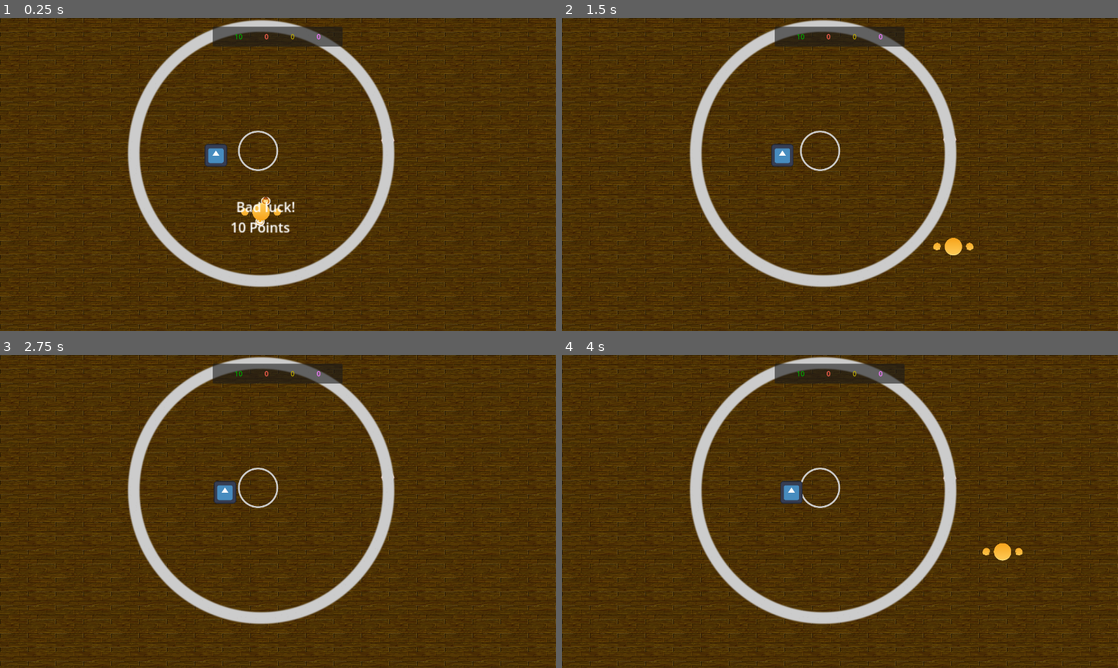
Above: before the commit, frames 1-4 (two rows, left to right).
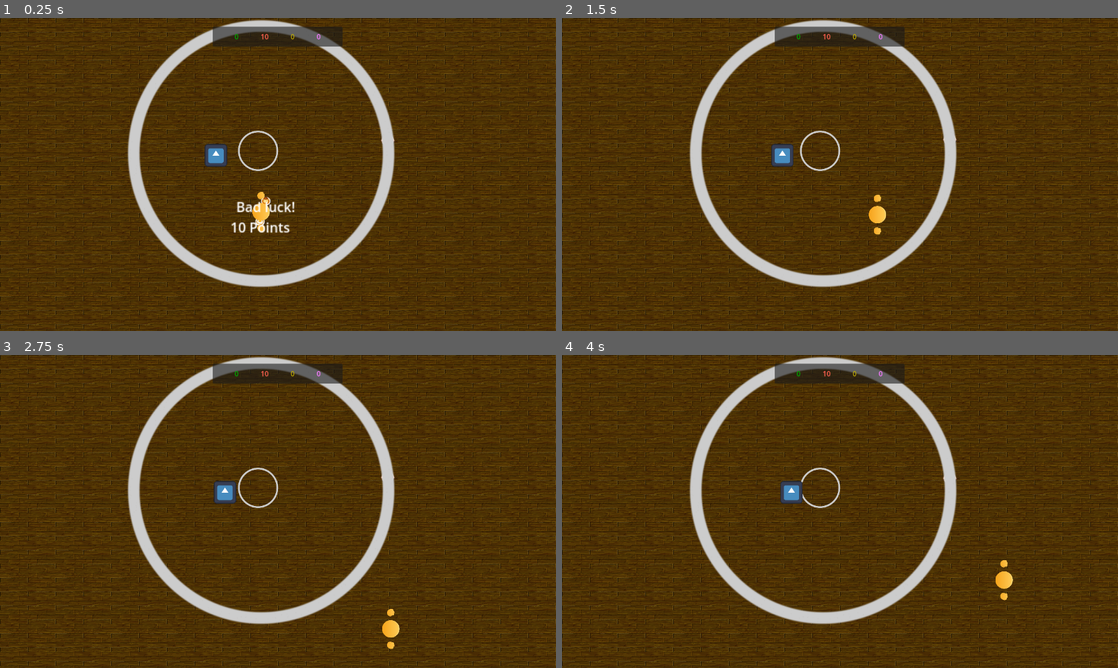
Above: after the commit, the same moments.

Repository: louiidev/ggj24_sumo
Game: Godot game, scene res://Scenes/main.tscn
The game is run twice, just before and just after one commit, with the same random seed, the same clock (stepped at 60 frames per second) and the same inputs. The engine's default icon, where the game draws it, is replaced by a stand-in: a white triangle on a blue panel in a dark square.
Inputs:
- Up to frame 1 (0.25 s): no input
- Up to frame 2 (1.5 s): hold D (right) 0.53-1.28 s; tap Down (look_down) at 0.6 s; tap Left (look_left) at 0.8, 1.35 s; hold S (down) from 1.28 s (still down)
- Up to frame 3 (2.75 s): tap Right (look_right) at 1.55, 2.1 s; release S (down) at 2.03 s; hold D (right) from 2.03 s (still down); tap Space (tackle) at 2.3 s
- Up to frame 4 (4 s): release D (right) at 2.78 s; hold W (up) 2.78-3.53 s; tap Space (tackle) at 2.85 s; tap Down (look_down) at 3.05, 3.6 s; hold A (left) from 3.53 s (still down); tap Left (look_left) at 3.8 s

The runs differ from the first frame. In frame 1, 0.2% of the frame differs, in the area x 42-51%, y 5-69%; in frame 2, 0.4%, in the area x 42-74%, y 5-76%; in frame 3, 0.2%; in frame 4, 0.4%.

Commit message:
Use physics for player movements

Diff:
--- a/Scenes/Player.gd
+++ b/Scenes/Player.gd
@@ -1,28 +1,33 @@
-extends CharacterBody2D
+extends RigidBody2D
 
 @export var playerNum = 0
-@export var moveSpeed:float = 400
-@export var tackleSpeed:float = 16000
+@export var moveSpeed:float = 900
+@export var tackleSpeed:float = 1800
+
+var playerMoveDirection = Vector2.ZERO
+var playerLookDirection = Vector2.ZERO
+var lookDirection = 0.0
 
 # Called when the node enters the scene tree for the first time.
 func _ready():
-	pass # Replace with function body.
+	gravity_scale = 0.0
 
-func get_input():
-	var input_direction = Input.get_vector("left", "right", "up", "down")
-	var look_direction = Input.get_vector(
+func _process(delta):
+	playerMoveDirection = Input.get_vector("left", "right", "up", "down").normalized()
+	playerLookDirection = Input.get_vector(
 		"look_left",
 		"look_right",
 		"look_up",
-		"look_down")
+		"look_down"
+	).normalized()
 
+func _integrate_forces(state):
+	state.apply_force(playerMoveDirection * moveSpeed)
+
+	#var rotation_direction = Input.get_axis("look_left", "look_right")
+
+
+	#state.angular_velocity += rotation_direction * 300
+	#
 	if Input.is_action_just_pressed("tackle"):
-		velocity = look_direction * tackleSpeed
-	else:
-		velocity = input_direction * moveSpeed
-
-	look_at(position + look_direction.normalized())
-
-func _physics_process(delta):
-	get_input()
-	move_and_slide()
+		state.apply_impulse(playerLookDirection * tackleSpeed)
--- a/Scenes/Player.tscn
+++ b/Scenes/Player.tscn
@@ -6,22 +6,27 @@
 
 [sub_resource type="CircleShape2D" id="CircleShape2D_kk4rx"]
 
-[node name="Player" type="CharacterBody2D"]
-scale = Vector2(0.25, 0.25)
+[node name="Player" type="RigidBody2D"]
+mass = 2.0
+linear_damp = 1.3
 script = ExtResource("1_ut18v")
 
-[node name="RightHand" type="Sprite2D" parent="."]
+[node name="CollisionShape2D" type="CollisionShape2D" parent="."]
+scale = Vector2(5, 5)
+shape = SubResource("CircleShape2D_kk4rx")
+
+[node name="Node2D" type="Node2D" parent="."]
+rotation = 1.5708
+scale = Vector2(0.25, 0.25)
+
+[node name="RightHand" type="Sprite2D" parent="Node2D"]
 position = Vector2(150, 0)
 texture = ExtResource("2_sokx8")
 
-[node name="Body" type="Sprite2D" parent="."]
+[node name="Body" type="Sprite2D" parent="Node2D"]
 texture = ExtResource("1_y6q1p")
 
-[node name="LeftHand" type="Sprite2D" parent="."]
+[node name="LeftHand" type="Sprite2D" parent="Node2D"]
 position = Vector2(-150, 0)
 texture = ExtResource("2_sokx8")
 flip_h = true
-
-[node name="CollisionShape2D" type="CollisionShape2D" parent="."]
-scale = Vector2(19, 19)
-shape = SubResource("CircleShape2D_kk4rx")
--- a/Scenes/main.tscn
+++ b/Scenes/main.tscn
@@ -43,3 +43,6 @@
 
 [node name="Player" parent="." instance=ExtResource("6_nwdld")]
 position = Vector2(601, 446)
+mass = 2.0
+linear_damp = 1.3
+playerNum = 1
--- a/project.godot
+++ b/project.godot
@@ -53,46 +53,55 @@
 left={
 "deadzone": 0.5,
 "events": [Object(InputEventKey,"resource_local_to_scene":false,"resource_name":"","device":-1,"window_id":0,"alt_pressed":false,"shift_pressed":false,"ctrl_pressed":false,"meta_pressed":false,"pressed":false,"keycode":0,"physical_keycode":65,"key_label":0,"unicode":97,"echo":false,"script":null)
+, Object(InputEventJoypadMotion,"resource_local_to_scene":false,"resource_name":"","device":-1,"axis":0,"axis_value":-1.0,"script":null)
 ]
 }
 right={
 "deadzone": 0.5,
 "events": [Object(InputEventKey,"resource_local_to_scene":false,"resource_name":"","device":-1,"window_id":0,"alt_pressed":false,"shift_pressed":false,"ctrl_pressed":false,"meta_pressed":false,"pressed":false,"keycode":0,"physical_keycode":68,"key_label":0,"unicode":100,"echo":false,"script":null)
+, Object(InputEventJoypadMotion,"resource_local_to_scene":false,"resource_name":"","device":-1,"axis":0,"axis_value":1.0,"script":null)
 ]
 }
 down={
 "deadzone": 0.5,
 "events": [Object(InputEventKey,"resource_local_to_scene":false,"resource_name":"","device":-1,"window_id":0,"alt_pressed":false,"shift_pressed":false,"ctrl_pressed":false,"meta_pressed":false,"pressed":false,"keycode":0,"physical_keycode":83,"key_label":0,"unicode":115,"echo":false,"script":null)
+, Object(InputEventJoypadMotion,"resource_local_to_scene":false,"resource_name":"","device":-1,"axis":1,"axis_value":1.0,"script":null)
 ]
 }
 up={
 "deadzone": 0.5,
 "events": [Object(InputEventKey,"resource_local_to_scene":false,"resource_name":"","device":-1,"window_id":0,"alt_pressed":false,"shift_pressed":false,"ctrl_pressed":false,"meta_pressed":false,"pressed":false,"keycode":0,"physical_keycode":87,"key_label":0,"unicode":119,"echo":false,"script":null)
+, Object(InputEventJoypadMotion,"resource_local_to_scene":false,"resource_name":"","device":-1,"axis":1,"axis_value":-1.0,"script":null)
 ]
 }
 look_up={
 "deadzone": 0.5,
 "events": [Object(InputEventKey,"resource_local_to_scene":false,"resource_name":"","device":-1,"window_id":0,"alt_press …(182 unchanged characters)…
+, Object(InputEventJoypadMotion,"resource_local_to_scene":false,"resource_name":"","device":-1,"axis":3,"axis_value":-1.0,"script":null)
 ]
 }
 look_down={
 "deadzone": 0.5,
 "events": [Object(InputEventKey,"resource_local_to_scene":false,"resource_name":"","device":-1,"window_id":0,"alt_press …(182 unchanged characters)…
+, Object(InputEventJoypadMotion,"resource_local_to_scene":false,"resource_name":"","device":-1,"axis":3,"axis_value":1.0,"script":null)
 ]
 }
 look_right={
 "deadzone": 0.5,
 "events": [Object(InputEventKey,"resource_local_to_scene":false,"resource_name":"","device":-1,"window_id":0,"alt_press …(182 unchanged characters)…
+, Object(InputEventJoypadMotion,"resource_local_to_scene":false,"resource_name":"","device":-1,"axis":2,"axis_value":1.0,"script":null)
 ]
 }
 look_left={
 "deadzone": 0.5,
 "events": [Object(InputEventKey,"resource_local_to_scene":false,"resource_name":"","device":-1,"window_id":0,"alt_press …(182 unchanged characters)…
+, Object(InputEventJoypadMotion,"resource_local_to_scene":false,"resource_name":"","device":-1,"axis":2,"axis_value":-1.0,"script":null)
 ]
 }
 tackle={
 "deadzone": 0.5,
 "events": [Object(InputEventKey,"resource_local_to_scene":false,"resource_name":"","device":-1,"window_id":0,"alt_pressed":false,"shift_pressed":false,"ctrl_pressed":false,"meta_pressed":false,"pressed":false,"keycode":0,"physical_keycode":32,"key_label":0,"unicode":32,"echo":false,"script":null)
+, Object(InputEventJoypadMotion,"resource_local_to_scene":false,"resource_name":"","device":-1,"axis":5,"axis_value":1.0,"script":null)
 ]
 }
 
Not shown: 1 places in Scenes/main.tscn that only renumber resources
